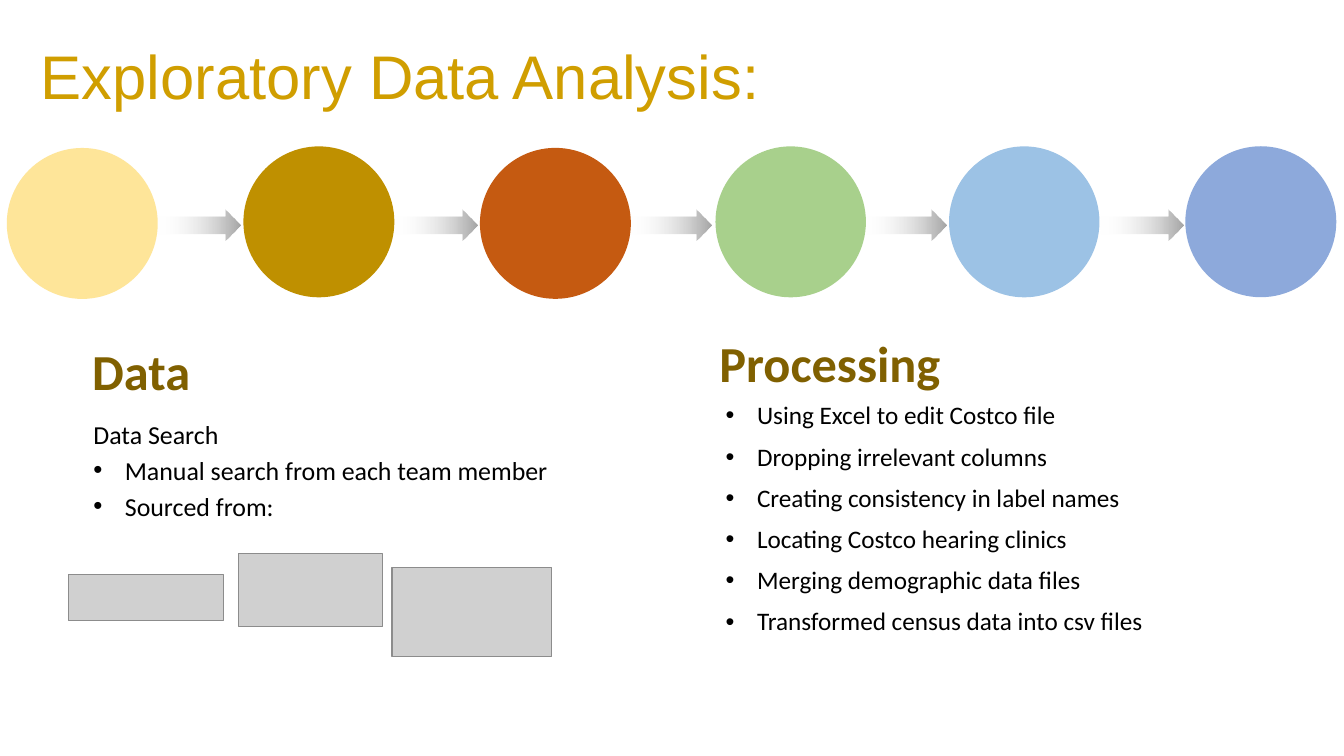
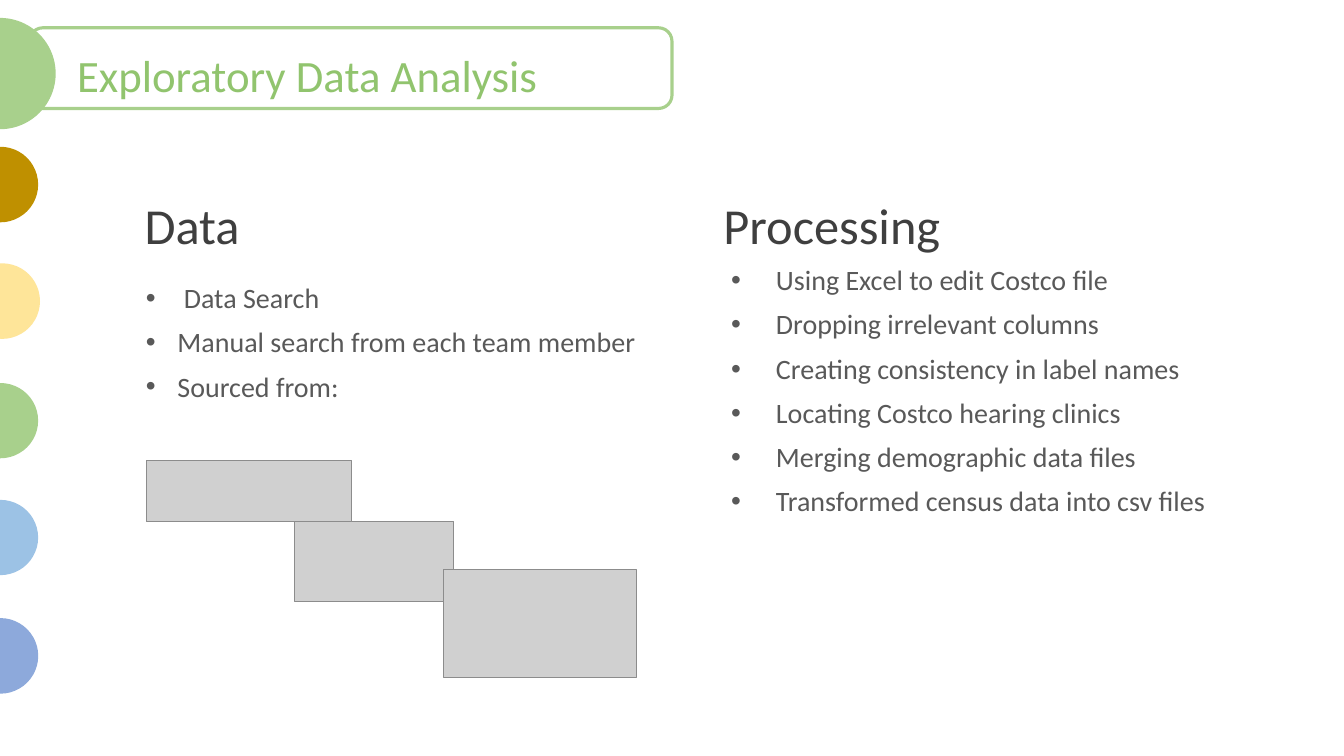
Before and after one commit to JaxWil24/Hearing_Aid_Accessibility, a slide deck: slide 11 of Presentation/FP_Powerpoint.pptx (slide 5 before the commit). Drawn at 1344x756 pixels with LibreOffice and Linux fonts; fonts in the diff are those of the drawing; grey boxes stand for pictures. Boxes give left, top, right and bottom in pixels: in the first picture for what was removed or moved away, otherwise in the second. Text is boxed around its words. In the diff, an @@ line names an element or a change of style, - is before the commit and + after.

```diff
--- a/Presentation/FP_Powerpoint.pptx
+++ b/Presentation/FP_Powerpoint.pptx
@@ ellipse added at [0,18,55,129], fill #A8D08C @@
@@ rounded rectangle added at [29,28,673,109], fill #FFFFFF, outline #A8D08C 2.25 pt @@
@@ ellipse added at [0,32,38,108], fill #C55A11 @@
@@ text at [77,61,537,99]: text changed; size 44 to 32 pt; font Arial to Calibri; text colour #D09E00 to #91C46E @@
-Exploratory Data Analysis:
+Exploratory Data Analysis
@@ ellipse added at [0,147,38,223], fill #BF9000 @@
@@ ellipse removed at [243,146,394,297] @@
@@ ellipse removed at [480,148,631,299] @@
@@ ellipse removed at [716,146,866,297] @@
@@ ellipse removed at [949,146,1099,297] @@
@@ ellipse removed at [1186,146,1337,297] @@
@@ text "Data" at [145,211,240,245]: text colour #806000 to #3F3F3F, bold off @@
@@ text "Data": place and size @@
-text "Data" at [92,357,190,391]
+text "Data" at [145,211,240,245]
@@ text "Processing": place and size @@
-text "Processing" at [719,346,940,391]
+text "Processing" at [723,209,940,253]
@@ text "Processing" at [723,209,940,253]: text colour #806000 to #3F3F3F, bold off @@
@@ right arrow removed at [158,210,241,240] @@
@@ right arrow removed at [394,210,477,240] @@
@@ right arrow removed at [629,210,712,240] @@
@@ right arrow removed at [864,210,947,240] @@
@@ right arrow removed at [1100,210,1183,240] @@
@@ ellipse at [0,263,40,339]: rotation 0 to 90 degrees @@
@@ text "Using Excel to edit Costco ...": place and size @@
-text "Using Excel to edit Costco ..." at [757,406,1142,631]
+text "Using Excel to edit Costco ..." at [776,270,1205,511]
@@ text "Using Excel to edit Costco ..." at [776,270,1205,511]: size 18 to 20 pt, text colour #000000 to #595959; indent changed; bullet colour #000000 to #595959 @@
@@ text "Data Search": place and size @@
-text "Data Search" at [93,426,548,516]
+text "Data Search" at [177,288,635,397]
@@ text "Data Search" at [177,288,635,397]: size 18.5 to 20 pt, text colour #000000 to #595959; bullet none to •; line spacing 0.7 to 0.9; bullet colour #000000 to #595959 @@
@@ ellipse added at [0,383,38,459], fill #A8D08C @@
@@ picture: place and size @@
-picture at [69,575,224,621]
+picture at [146,461,352,522]
@@ ellipse added at [0,500,38,576], fill #9CC2E5 @@
@@ picture added at [294,521,454,602] @@
@@ picture removed at [239,555,383,627] @@
@@ picture: place and size @@
-picture at [392,568,552,657]
+picture at [444,570,636,678]
@@ ellipse added at [0,618,38,694], fill #8DA9DB @@
```
Also in this commit, not shown: 7 other slides changed, 8 slides added, 4 slides removed.
